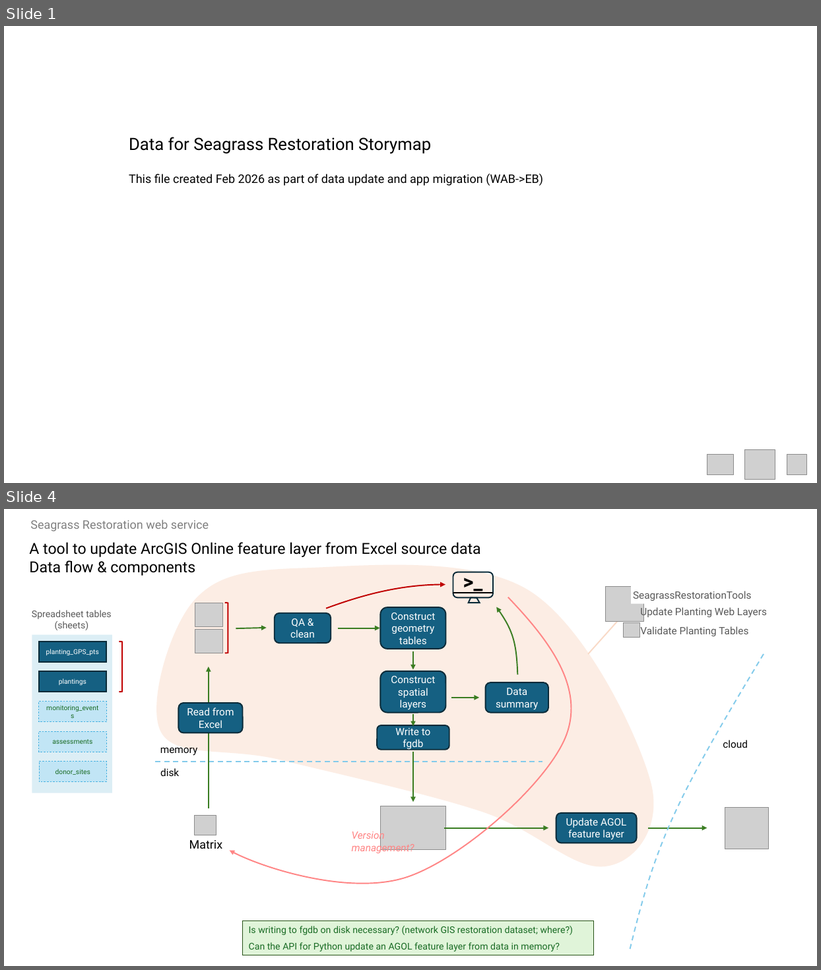
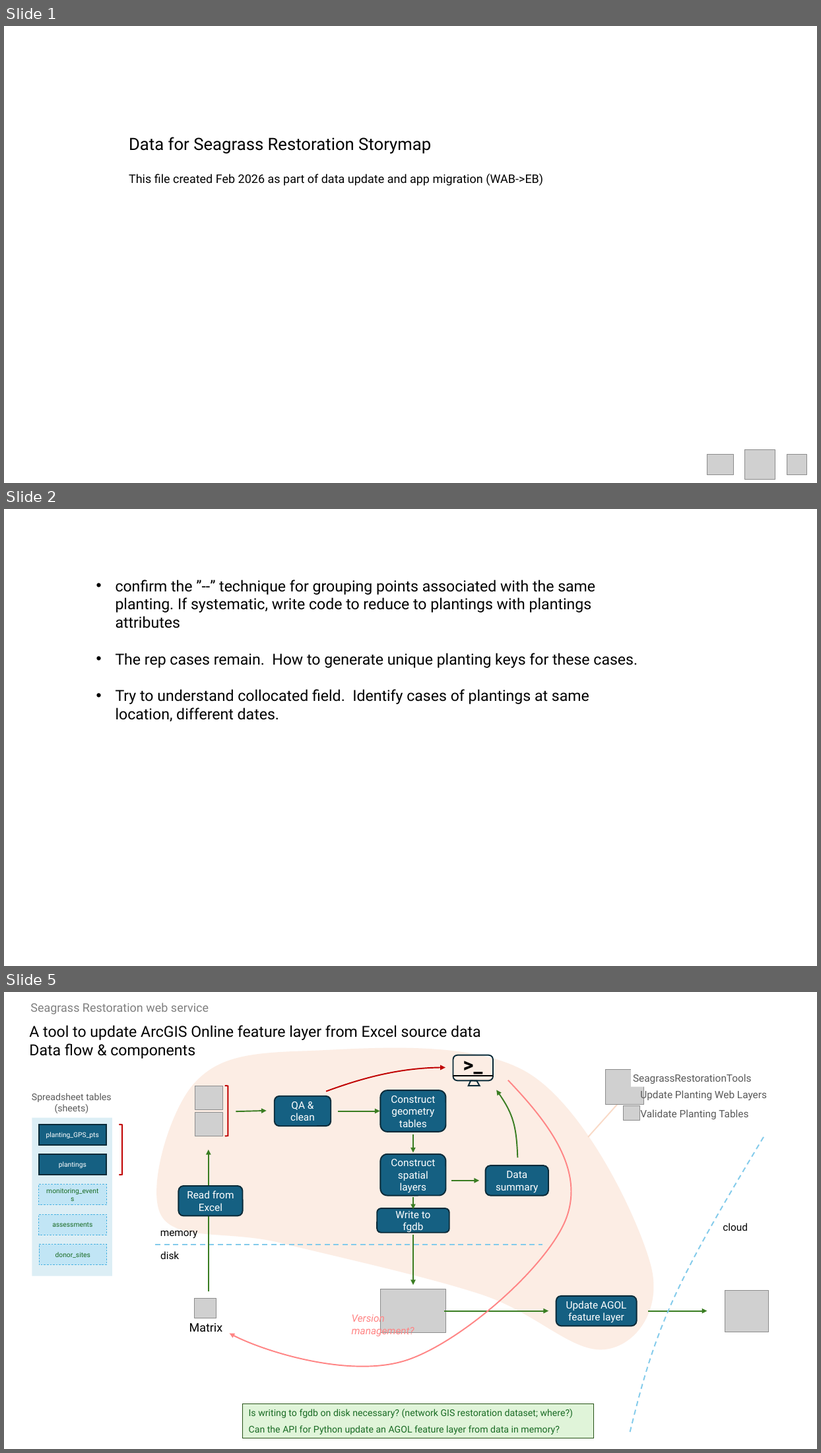
Before and after one commit to WA-Nearshore/seagrass-restoration-processing, a slide deck: docs/seagrass_restoration_storymap_notes.pptx. Shown one above the other, each under a label of ours: slides 1 and 4 before the commit, slides 1, 2 and 5 after it; the slides between them are not shown. The pictures are 821x970 and 821x1453 pixels, drawn with LibreOffice and Linux fonts; fonts in the diff are those of the drawing; grey boxes stand for pictures. Boxes give left, top, right and bottom in pixels: in the first picture for what was removed or moved away, otherwise in the second. Text is boxed around its words. In the diff, an @@ line names an element or a change of style, - is before the commit and + after.

```diff
--- a/docs/seagrass_restoration_storymap_notes.pptx
+++ b/docs/seagrass_restoration_storymap_notes.pptx
@@ slide 2 added at <box>4,509,817,966</box>, background #FFFFFF @@
@@ text added at <box>116,580,638,704</box>, 18 pt, text #000000 @@
+• confirm the ”--” technique for grouping points associated with the same planting. If systematic, write code to reduce to plantings with plantings attributes
+• The rep cases remain. How to generate unique planting keys for these cases.
+• Try to understand collocated field. Identify cases of plantings at same location, different dates.
@@ what was slide 4 is now slide 5 @@
```
